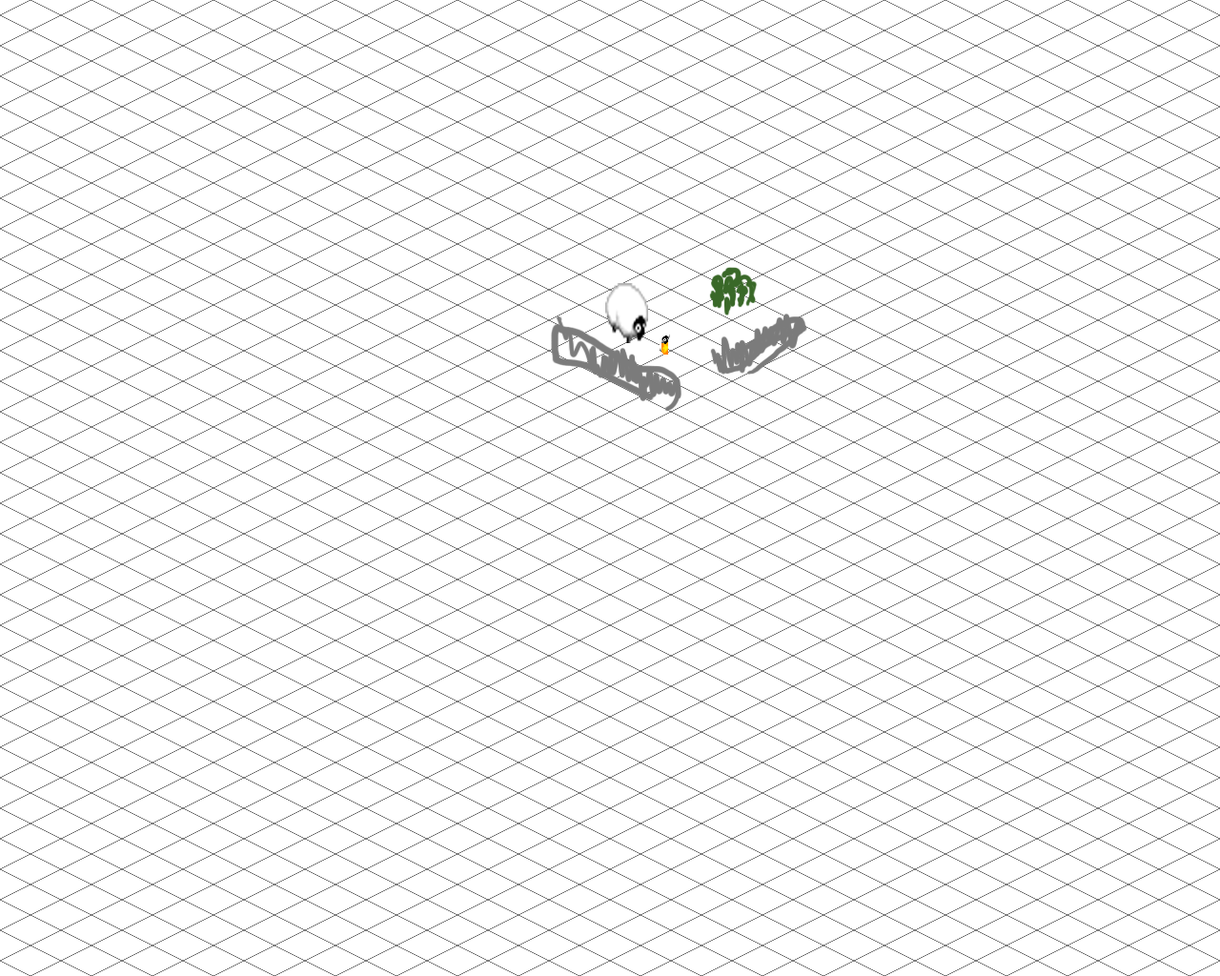
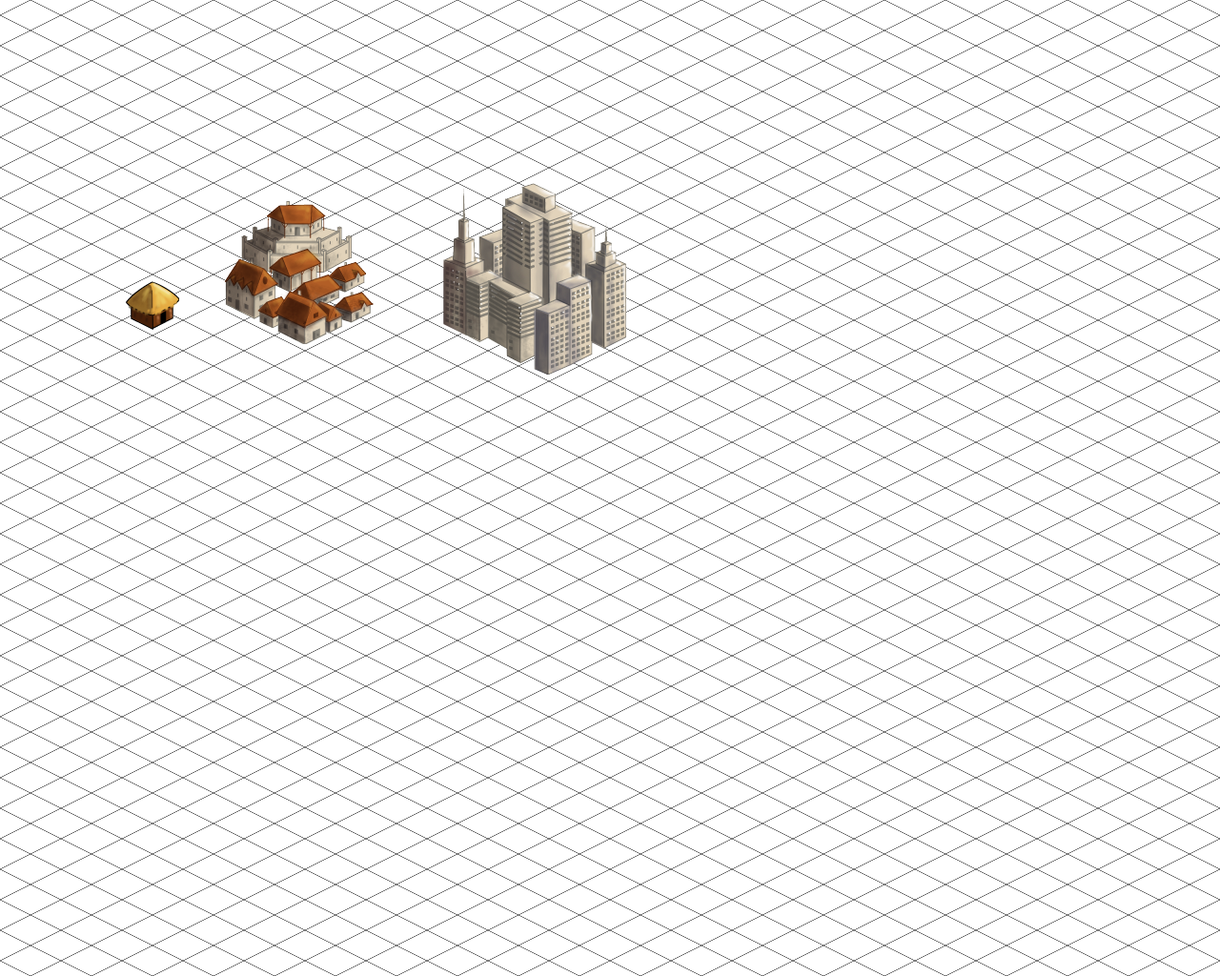
Two versions of the same layered image (1220x976). Layer-by-layer changes:
added group "city" with 5 layers above "old school city/village" over [443, 183, 631, 392]
added layer "light" (1st of 2, in "city") in group "city" over [451, 183, 631, 353]
added layer "Layer 2" (40%) in group "city" over [443, 187, 607, 376]
added layer "shadow" (2nd of 2, in "city") in group "city" over [443, 186, 629, 391]
added layer "base" (1st of 2, in "city") in group "city" over [443, 183, 627, 375]
added group "old school city/village" with 12 layers above "Layer 1" over [224, 201, 374, 345]
added group "village" (1st of 2, in "old school city/village") with 5 layers in group "old school city/village" over [274, 274, 374, 345]
added layer "light" (2nd of 2, in "old school city/village" › "village") in group "village" over [306, 275, 370, 321]
added layer "shadows" (1st of 2, in "old school city/village" › "village") (40%) in group "village" over [276, 276, 366, 345]
added layer "shadows_brown" in group "village" over [278, 280, 367, 333]
added layer "shadows stone" (95%) in group "village" over [277, 288, 372, 345]
added layer "village" (2nd of 2, in "old school city/village" › "village") in group "village" over [274, 274, 374, 345]
added group "city extension_1" with 5 layers in group "old school city/village" over [224, 201, 368, 337]
added layer "roof highlight" in group "city extension_1" over [229, 201, 368, 312]
added layer "shadows" (2nd of 2, in "old school city/village" › "city extension_1") (40%) in group "city extension_1" over [224, 205, 358, 328]
added layer "brown shadows" in group "city extension_1" over [224, 204, 360, 320]
added layer "grey shadows" (63%) in group "city extension_1" over [224, 215, 363, 337]
added layer "base" (2nd of 2, in "old school city/village" › "city extension_1") in group "city extension_1" over [224, 201, 367, 328]
hid "silly_stuff" over [550, 266, 808, 412]
…and 5 more changes (5 added)
